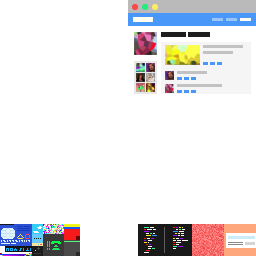
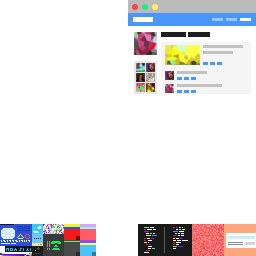
Two versions of the same layered image (256x256). Layer-by-layer changes:
added layer "Layer 50" above "Layer 51" over (80, 240, 96, 256)
added layer "Layer 49" above "Layer 48" over (80, 224, 96, 240)
